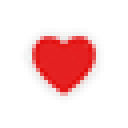
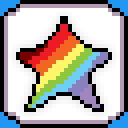
The second 128x128 image is a revision of the first. Changes to its layers:
added layer "score" above "passfire" over [16, 16, 112, 112]
hid "life" over [28, 36, 96, 96]
showed "Layer 6" over [8, 8, 120, 120]
showed "009-playerFace" over [0, 0, 128, 128]
